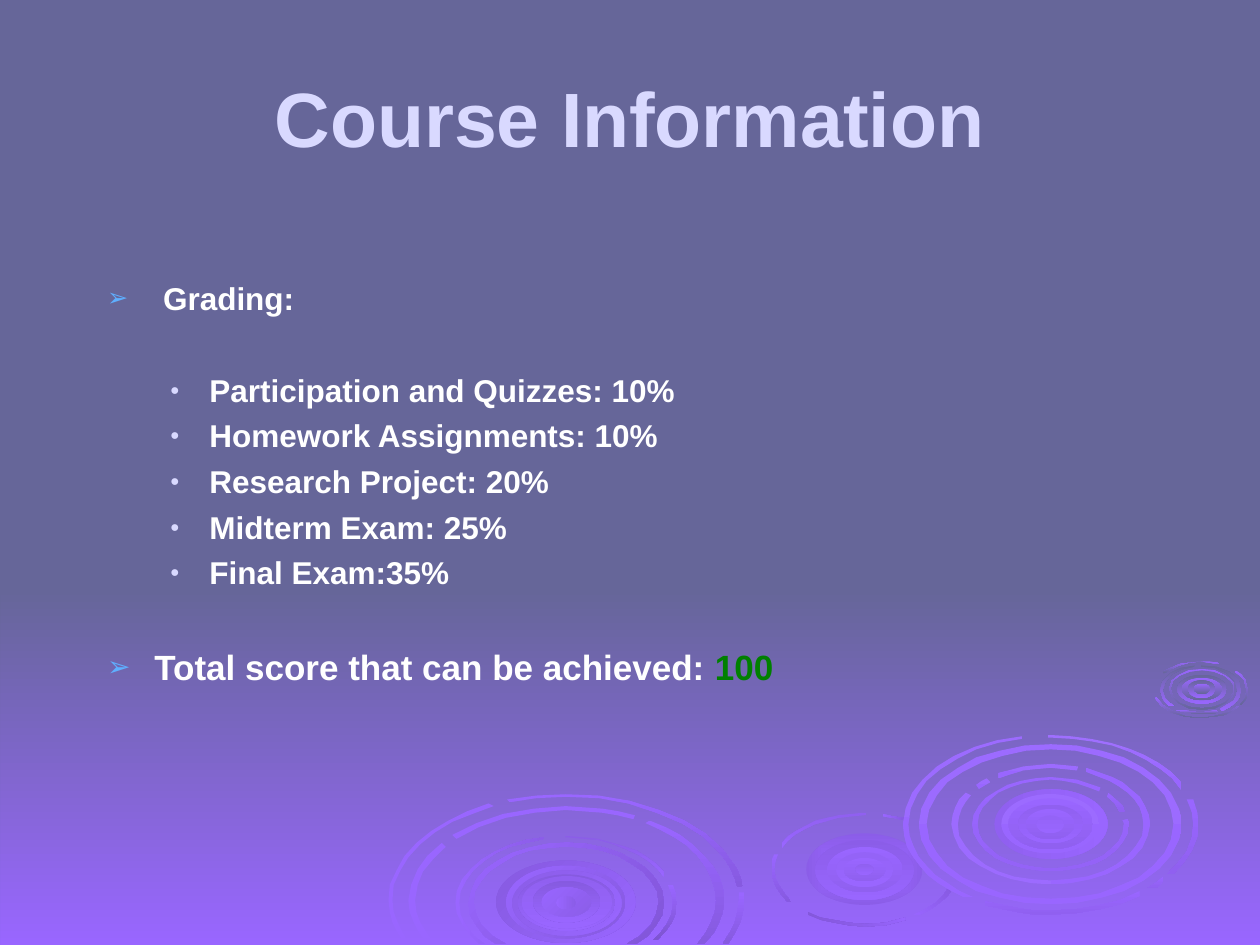
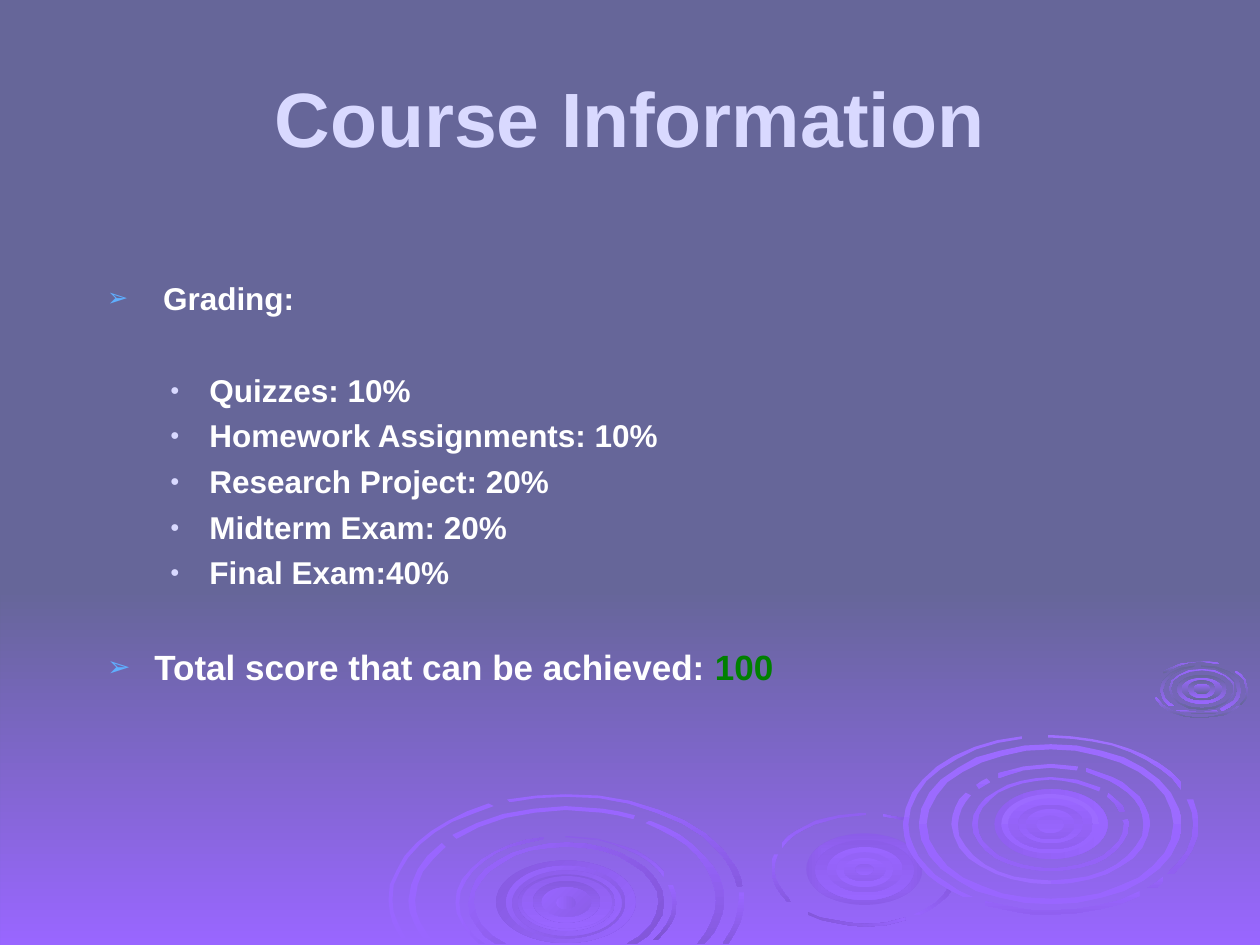
Before and after one commit to HatimAlsuwat/HatimAlsuwat.github.io, a slide deck: slide 4 of Applied Cryptography 2026/ch01.ppt. Drawn at 1260x945 pixels with LibreOffice and Linux fonts; fonts in the diff are those of the drawing; background and template pictures are left out. Boxes give left, top, right and bottom in pixels: in the first picture for what was removed or moved away, otherwise in the second. Text is boxed around its words. In the diff, an @@ line names an element or a change of style, - is before the commit and + after.

```diff
--- a/Applied Cryptography 2026/ch01.ppt
+++ b/Applied Cryptography 2026/ch01.ppt
@@ text at [209, 379, 411, 408]: text changed @@
-  ● Participation and Quizzes: 10%
+  ● Quizzes: 10%
@@ text at [209, 516, 507, 585]: text changed @@
-  ● Midterm Exam: 25%
-  ● Final Exam:35%
+  ● Midterm Exam: 20%
+  ● Final Exam:40%
```
Also in this commit, not shown: 4 other slides changed, 24 other files.
